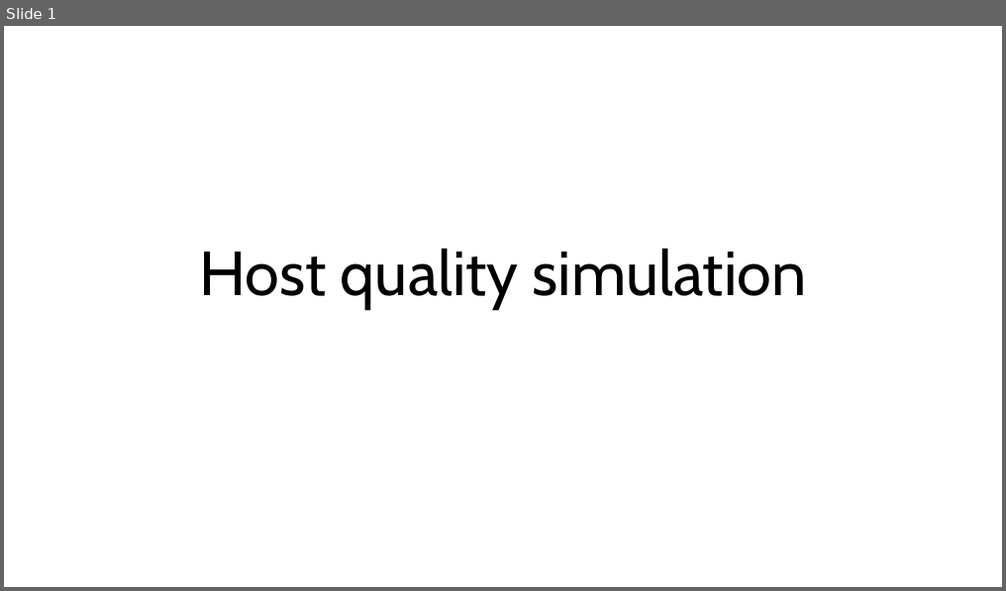
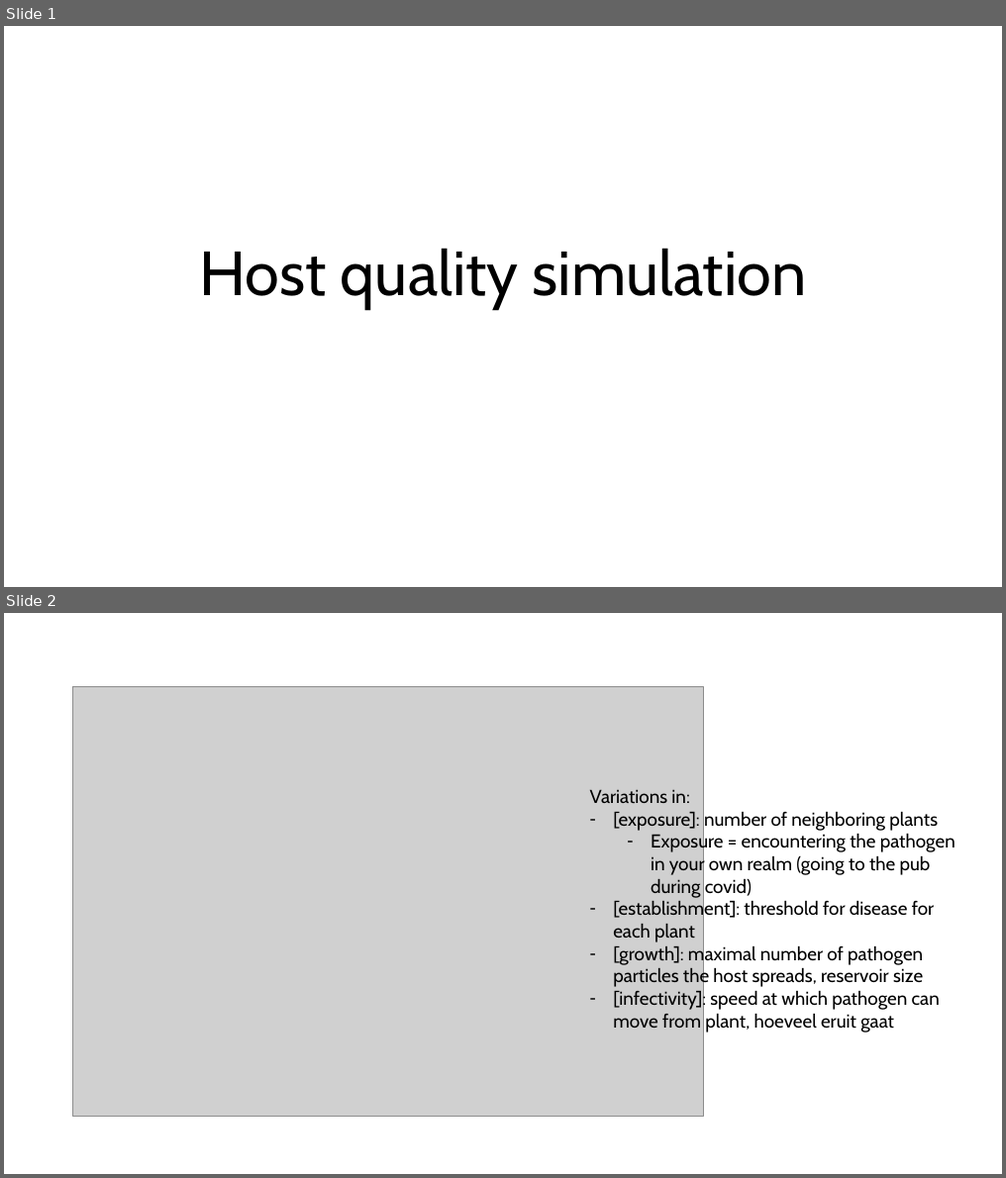
Before and after one commit to LoesBijman/WUR_host_quality, a slide deck: Host quality simulation.pptx. Shown one above the other, each under a label of ours: slide 1 before the commit, slides 1 and 2 after it. The pictures are 1006x591 and 1006x1178 pixels, drawn with LibreOffice and Linux fonts; fonts in the diff are those of the drawing; grey boxes stand for pictures. Boxes give left, top, right and bottom in pixels: in the first picture for what was removed or moved away, otherwise in the second. Text is boxed around its words. In the diff, an @@ line names an element or a change of style, - is before the commit and + after.

```diff
--- a/Host quality simulation.pptx
+++ b/Host quality simulation.pptx
@@ slide 2 added at bbox=[4, 613, 1002, 1174], background #FFFFFF @@
@@ picture added at bbox=[73, 687, 704, 1117] @@
@@ text added at bbox=[590, 789, 955, 1033], 18 pt, text #000000 @@
+Variations in:
+– [exposure]: number of neighboring plants
+  – Exposure = encountering the pathogen in your own realm (going to the pub during covid)
+– [establishment]: threshold for disease for each plant
+– [growth]: maximal number of pathogen particles the host spreads, reservoir size
+– [infectivity]: speed at which pathogen can move from plant, hoeveel eruit gaat
```
Also in this commit, not shown: 1 other slide added, 1 slide removed, 2 other files.
